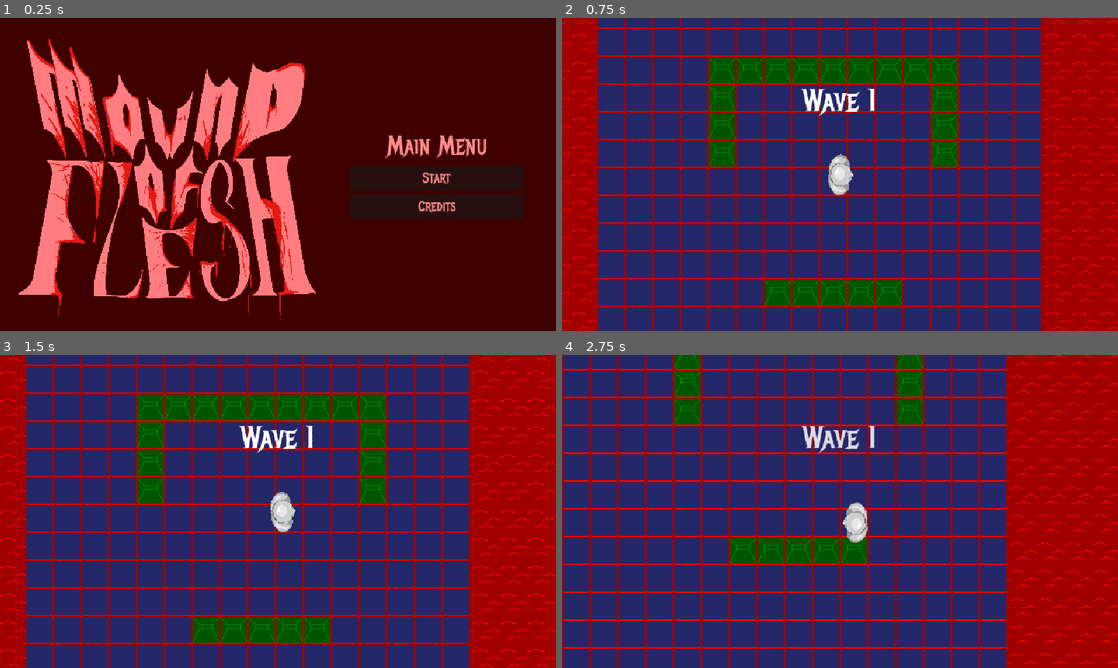
Above: before the commit, frames 1-4 (two rows, left to right).
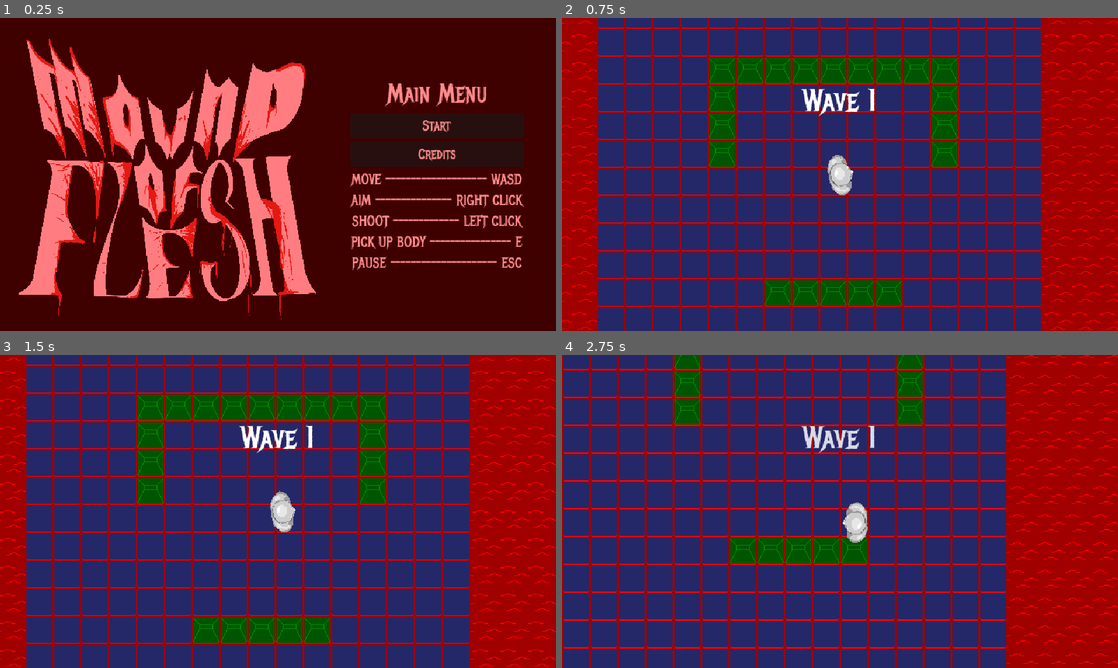
Above: after the commit, the same moments.

Repository: Burger-Bois/LD54-Godot-Team
Game: Godot game, scene res://scenes/main.tscn
The game is run twice, just before and just after one commit, with the same random seed, the same clock (stepped at 60 frames per second) and the same inputs. Sound files missing from this copy of the repository are replaced by a short silence.
Inputs (mouse positions are in pixels of both pictures, inside the frame that each line leads up to):
- Up to frame 1 (0.25 s): no input
- Up to frame 2 (0.75 s): click "Start" at 0.5 s
- Up to frame 3 (1.5 s): tap Enter at 1.25 s; move the mouse to (400, 495) at 1.27 s; hold D (right) from 1.28 s (still down); hold Right mouse button (aim) from 1.28 s (still down)
- Up to frame 4 (2.75 s): move the mouse to (728, 527) at 2.02 s; release D (right) at 2.03 s; release Right mouse button (aim) at 2.03 s; hold S (down) from 2.03 s (still down); click (728, 527) at 2.1 s

The runs differ from the first frame. In frame 1, 3.9% of the frame differs, in the area x 62-95%, y 20-81%; in frame 2, 0.2%; in frame 3, less than 0.1%; in frame 4, nothing differs.

Commit message:
add instructions

Diff:
--- a/scenes/ui/main_menu.tscn
+++ b/scenes/ui/main_menu.tscn
@@ -61,6 +61,15 @@
 size_flags_horizontal = 4
 text = "Credits"
 
+[node name="Controls" type="Label" parent="Rows"]
+layout_mode = 2
+text = "MOVE -------------------- WASD
+AIM --------------- RIGHT CLICK
+SHOOT ------------- LEFT CLICK
+PICK UP BODY ---------------- E
+PAUSE --------------------- ESC"
+horizontal_alignment = 1
+
 [node name="TitleImage" type="TextureRect" parent="."]
 modulate = Color(1, 0.490196, 0.501961, 1)
 layout_mode = 2
Not shown, changed: export_presets.cfg
